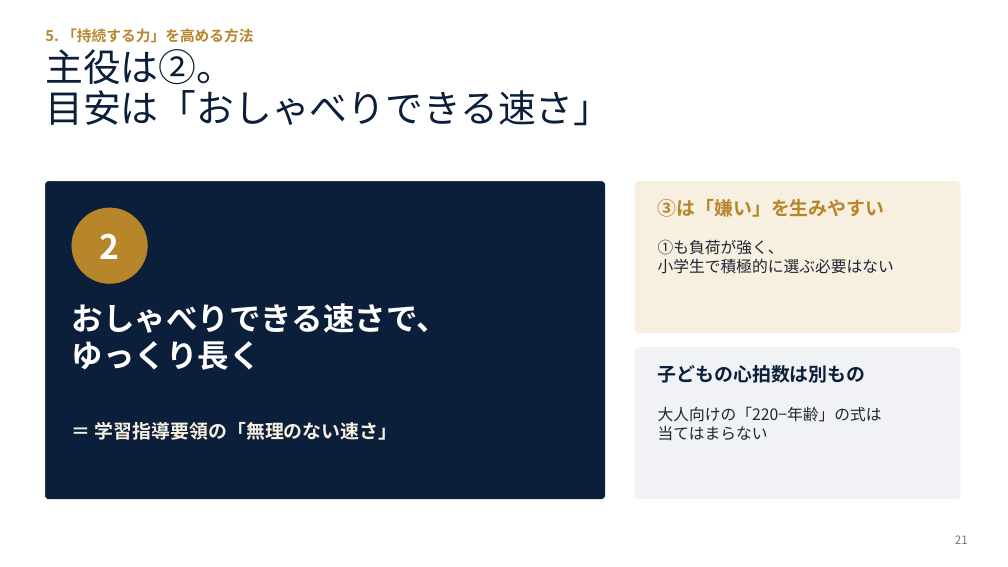
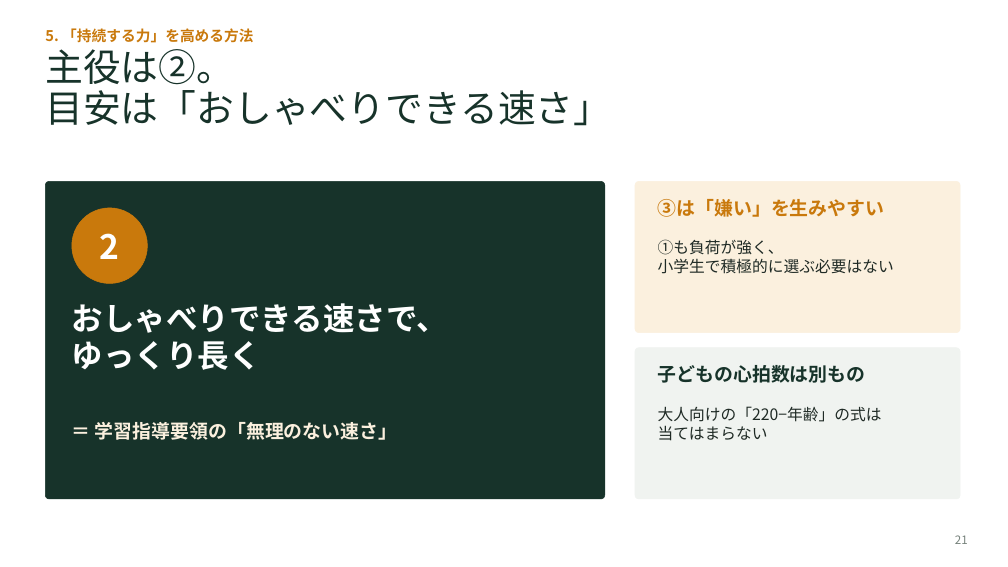
Before and after one commit to yokotaka21-cmyk/slide-longrun, a slide deck: slide 21 of マラソン大会に向けて_講義スライド.pptx. Drawn at 1008x567 pixels with LibreOffice and Linux fonts; fonts in the diff are those of the drawing. Boxes give left, top, right and bottom in pixels: in the first picture for what was removed or moved away, otherwise in the second. Text is boxed around its words. In the diff, an @@ line names an element or a change of style, - is before the commit and + after.

```diff
--- a/マラソン大会に向けて_講義スライド.pptx
+++ b/マラソン大会に向けて_講義スライド.pptx
@@ text "5. 「持続する力」を高める方法" at <box>45,28,253,43</box>: text colour #B7862B to #C9790C @@
@@ title "主役は②。" at <box>45,49,611,126</box>: text colour #0B1F3A to #17332A @@
@@ rounded rectangle at <box>45,181,605,499</box>: fill #0B1F3A to #17332A; outline #0B1F3A 0.5 pt to #17332A 0.5 pt @@
@@ ellipse at <box>72,208,147,284</box>: fill #B7862B to #C9790C; outline #B7862B 0.5 pt to #C9790C 0.5 pt @@
@@ rounded rectangle at <box>635,181,960,333</box>: fill #F7EFDF to #FBF0DE; outline #F7EFDF 0.5 pt to #FBF0DE 0.5 pt @@
@@ text "③は「嫌い」を生みやすい" at <box>658,199,885,217</box>: text colour #B7862B to #C9790C @@
@@ rounded rectangle at <box>635,348,960,499</box>: fill #F0F2F5 to #F0F3F0; outline #F0F2F5 0.5 pt to #F0F3F0 0.5 pt @@
@@ text "子どもの心拍数は別もの" at <box>658,365,866,383</box>: text colour #0B1F3A to #17332A @@
@@ text "＝ 学習指導要領の「無理のない速さ」" at <box>95,422,397,440</box>: text colour #F7EFDF to #FBF0DE @@
```
Also in this commit, not shown: 31 other slides changed, 3 other files.
